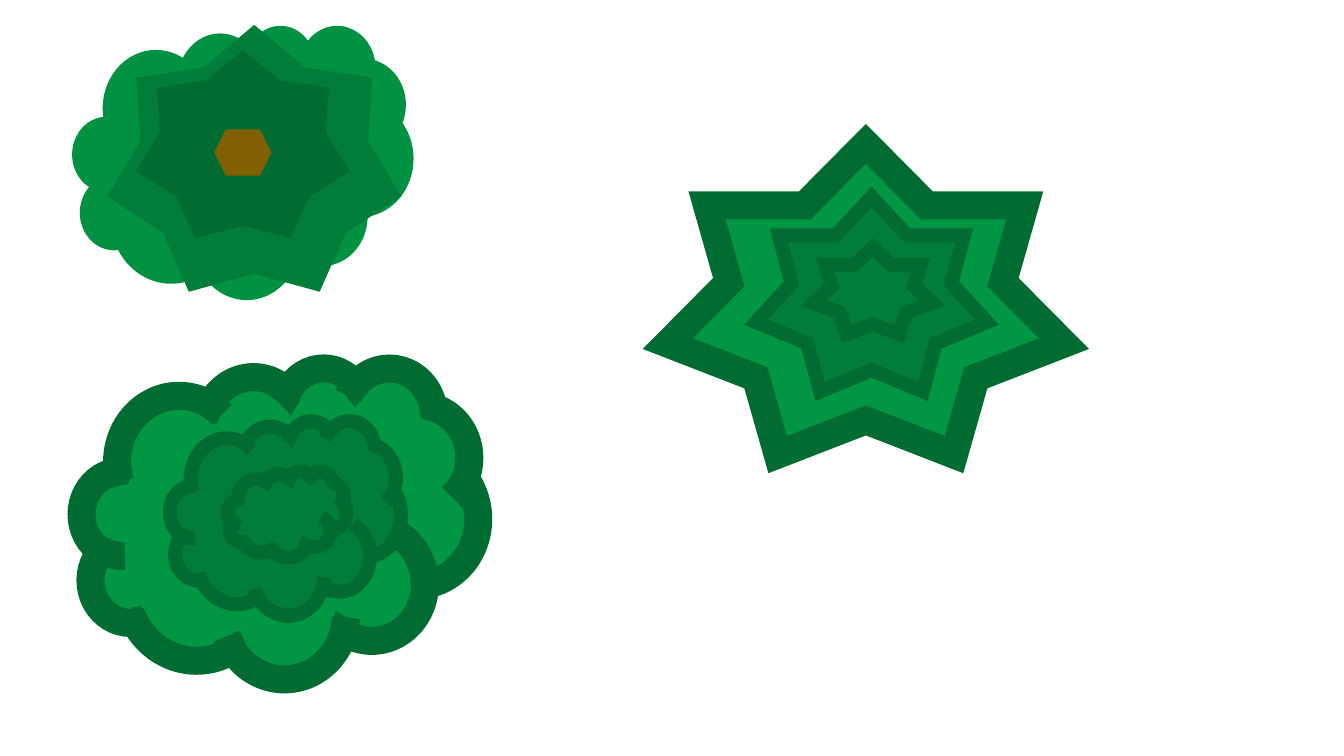
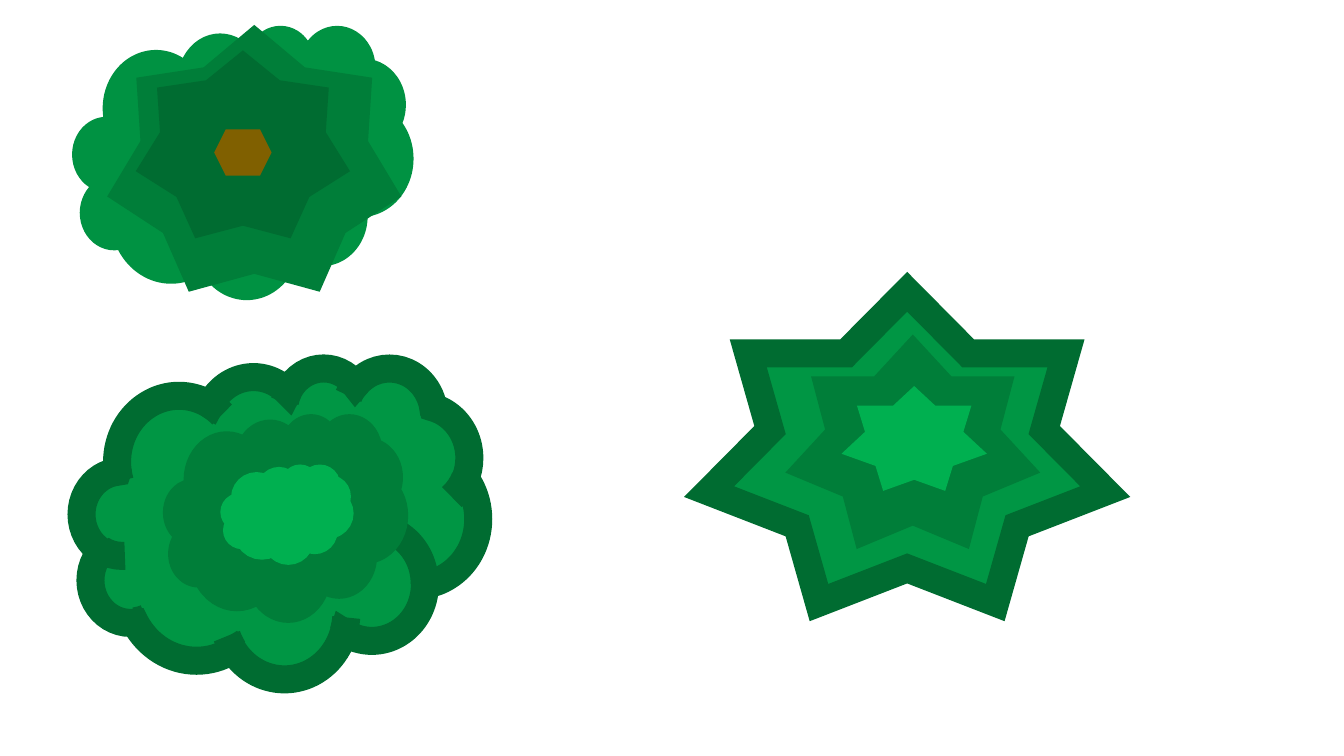
Before and after one commit to DanGrew/Dinosaurs, a slide deck: slide 5 of src/uk/dangrew/dinosaurs/resources/image-construction.pptx (slide 3 before the commit). Drawn at 1344x756 pixels with LibreOffice and Linux fonts; fonts in the diff are those of the drawing. Boxes give left, top, right and bottom in pixels: in the first picture for what was removed or moved away, otherwise in the second. Text is boxed around its words. In the diff, an @@ line names an element or a change of style, - is before the commit and + after.

```diff
--- a/src/uk/dangrew/dinosaurs/resources/image-construction.pptx
+++ b/src/uk/dangrew/dinosaurs/resources/image-construction.pptx
@@ star removed at box(756, 197, 987, 391) @@
@@ star removed at box(814, 248, 933, 335) @@
@@ star: place and size @@
-star at box(668, 144, 1065, 455)
+star at box(709, 291, 1105, 602)
@@ star added at box(798, 345, 1028, 539), fill #007E39, outline #007E39 10 pt @@
@@ star added at box(855, 395, 974, 482), fill #00B050, outline #00B050 10 pt @@
@@ cloud at box(170, 420, 401, 615): outline #006C31 10 pt to #007E39 10 pt @@
@@ cloud at box(228, 472, 347, 559): fill #007E39 to #00B050; outline #006C31 10 pt to #00B050 10 pt @@
```
Also in this commit, not shown: 1 other slide changed, 2 slides added, 9 other files.
